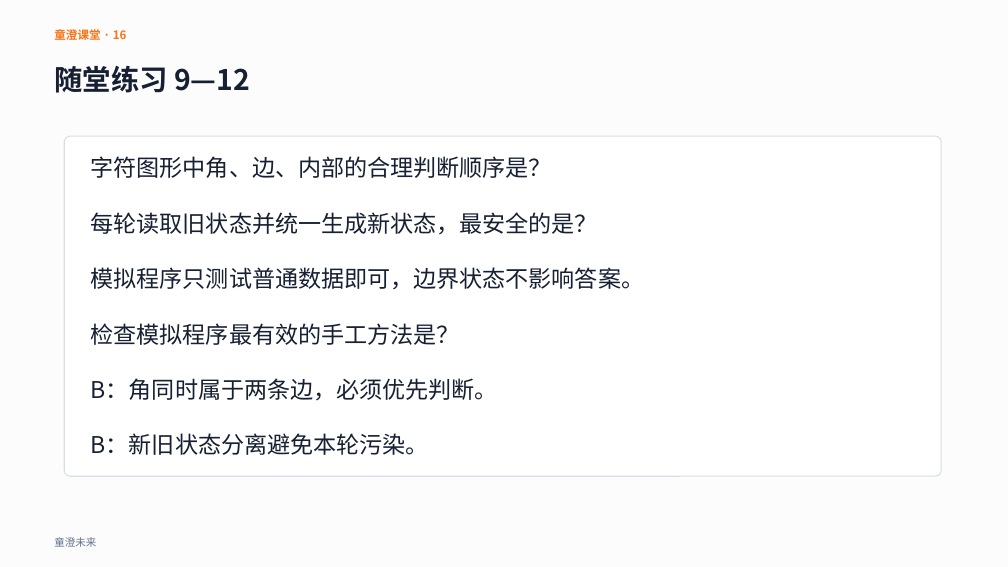
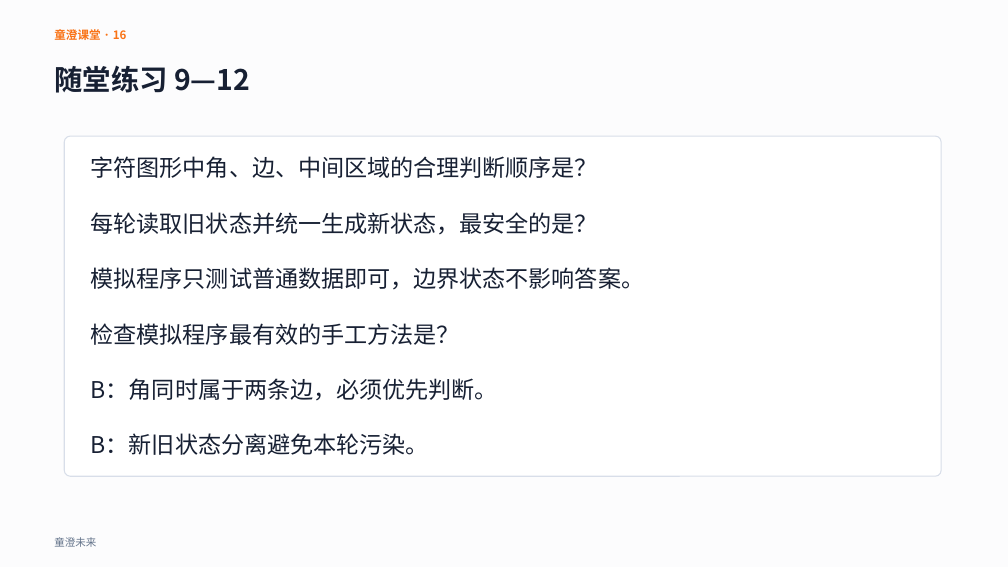
Before and after one commit to aotian/PilotDeck, a slide deck: slide 16 of workspaces/cie-cpp-level3/lesson-09/courseware.pptx. Drawn at 1008x567 pixels with LibreOffice and Linux fonts; fonts in the diff are those of the drawing. Boxes give left, top, right and bottom in pixels: in the first picture for what was removed or moved away, otherwise in the second. Text is boxed around its words. In the diff, an @@ line names an element or a change of style, - is before the commit and + after.

```diff
--- a/workspaces/cie-cpp-level3/lesson-09/courseware.pptx
+++ b/workspaces/cie-cpp-level3/lesson-09/courseware.pptx
@@ text at (x1=91, y1=156, x2=598, y2=178): text changed @@
-字符图形中角、边、内部的合理判断顺序是？
+字符图形中角、边、中间区域的合理判断顺序是？
```
Also in this commit, not shown: 23 other files.
